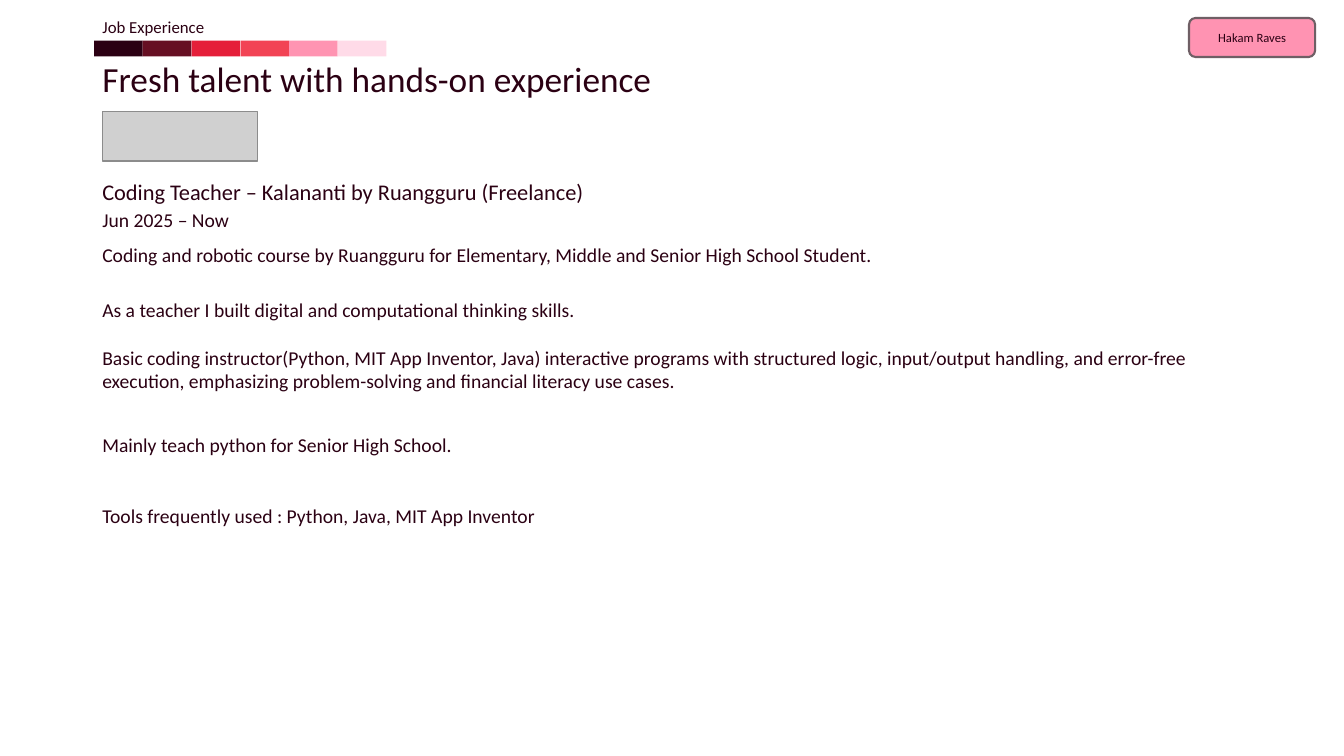
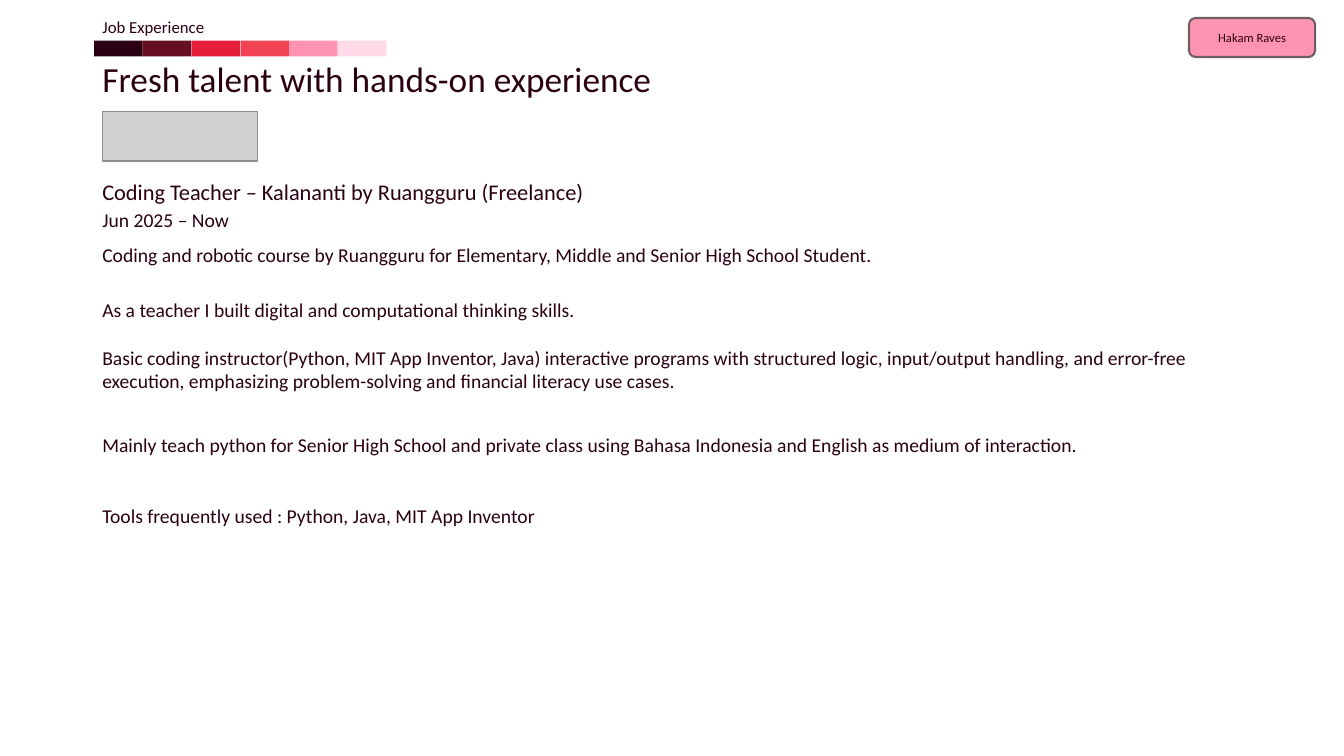
Before and after one commit to ravsssh/ravsssh, a slide deck: slide 5 of Portfolio.pptx. Drawn at 1344x756 pixels with LibreOffice and Linux fonts; fonts in the diff are those of the drawing; grey boxes stand for pictures. Boxes give left, top, right and bottom in pixels: in the first picture for what was removed or moved away, otherwise in the second. Text is boxed around its words. In the diff, an @@ line names an element or a change of style, - is before the commit and + after.

```diff
--- a/Portfolio.pptx
+++ b/Portfolio.pptx
@@ text at box(102, 438, 1076, 456): text changed @@
-Mainly teach python for Senior High School.
+Mainly teach python for Senior High School and private class using Bahasa Indonesia and English as medium of interaction.
```
Also in this commit, not shown: 3 other slides changed, 1 other file.
